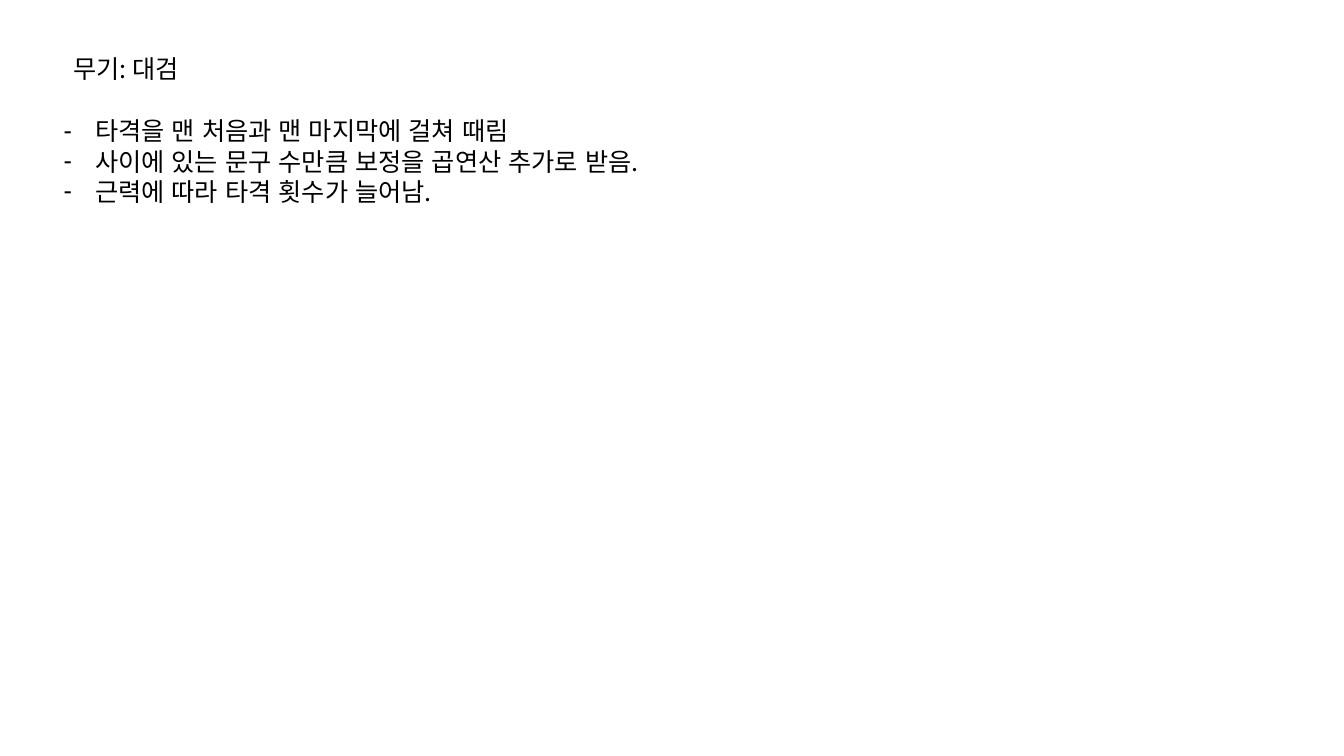
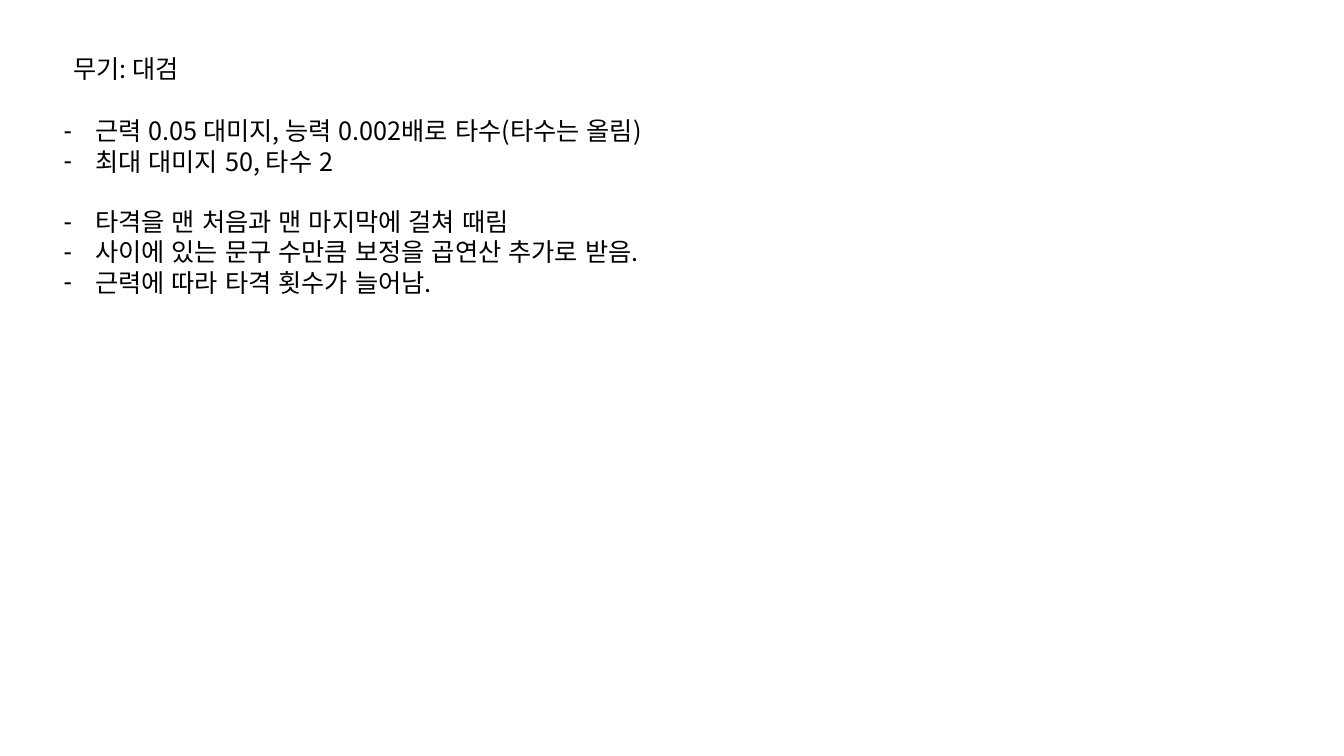
Before and after one commit to IdfKLeh/capstone, a slide deck: slide 8 of 수집요소.pptx. Drawn at 1344x756 pixels with LibreOffice and Linux fonts; fonts in the diff are those of the drawing. Boxes give left, top, right and bottom in pixels: in the first picture for what was removed or moved away, otherwise in the second. Text is boxed around its words. In the diff, an @@ line names an element or a change of style, - is before the commit and + after.

```diff
--- a/수집요소.pptx
+++ b/수집요소.pptx
@@ text at (95, 119, 642, 176): paragraphs added @@
+– 근력 0.05 대미지, 능력 0.002배로 타수(타수는 올림)
+– 최대 대미지 50, 타수 2
```
Also in this commit, not shown: 5 other slides changed, 2 other files.
